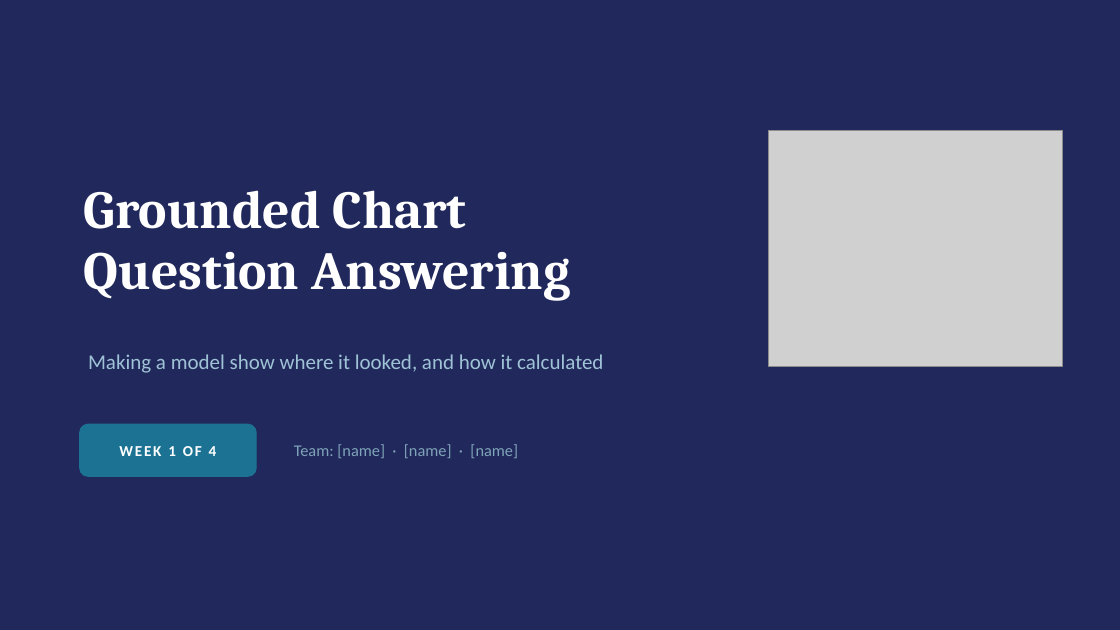
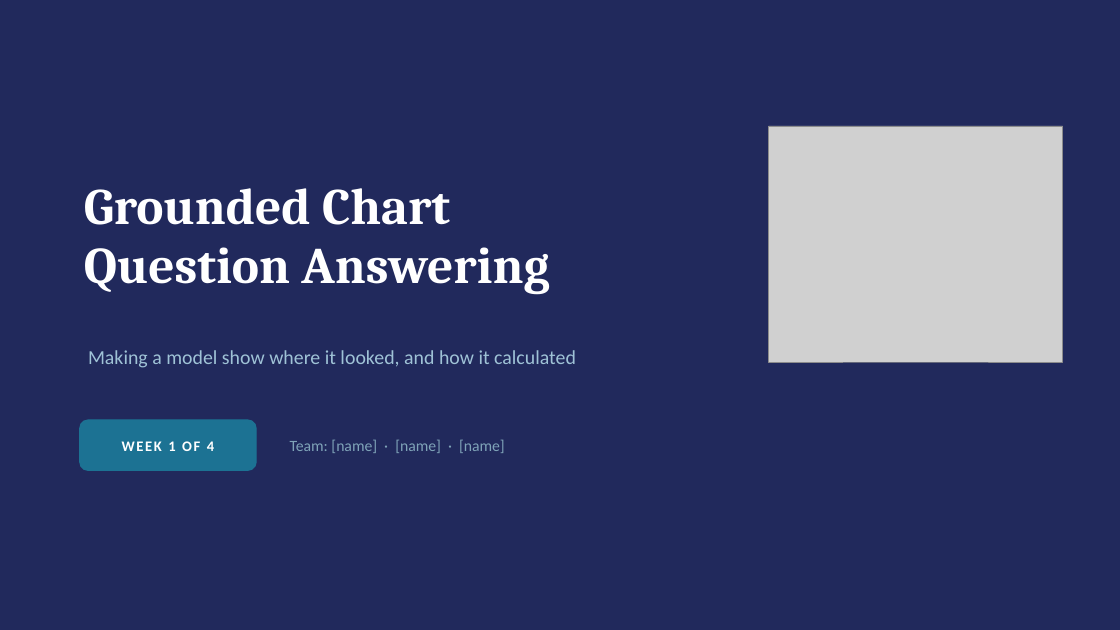
Before and after one commit to Ahmed-Elghazaly/chartqa-dual-target, a slide deck: slide 1 of presentation/ChartQA-Week1.pptx. Drawn at 1120x630 pixels with LibreOffice and Linux fonts; fonts in the diff are those of the drawing; grey boxes stand for pictures. Boxes give left, top, right and bottom in pixels: in the first picture for what was removed or moved away, otherwise in the second. Text is boxed around its words. In the diff, an @@ line names an element or a change of style, - is before the commit and + after.

```diff
--- a/presentation/ChartQA-Week1.pptx
+++ b/presentation/ChartQA-Week1.pptx
@@ text "Grounded Chart" at <box>84,188,549,294</box>: size 46 to 44 pt; line spacing 52pt to 50pt @@
@@ picture: place and size @@
-picture at <box>769,130,1063,366</box>
+picture at <box>769,126,1063,362</box>
@@ text "Making a model show where ..." at <box>88,350,576,368</box>: size 18 to 17 pt @@
@@ rounded rectangle: place and size @@
-rounded rectangle at <box>80,424,256,476</box>
+rounded rectangle at <box>80,420,256,471</box>
@@ text "WEEK 1 OF 4" at <box>122,441,214,451</box>: size 13 to 12.5 pt, letter spacing 1.5 to 1.4 pt @@
@@ rounded rectangle at <box>80,420,256,471</box>: proportions changed @@
@@ text "Team: [name] · [name] · ..." at <box>290,439,505,453</box>: size 14 to 13.5 pt @@
```
Also in this commit, not shown: 4 other slides changed, 15 slides added, 5 slides removed, 2 other files.
